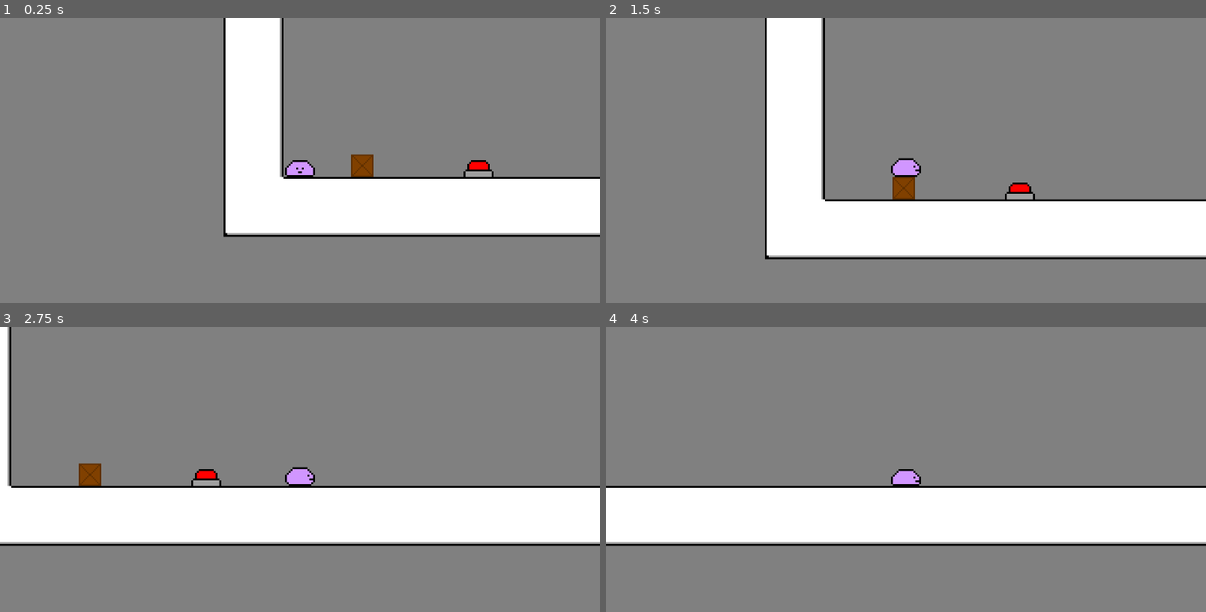
Above: before the commit, frames 1-4 (two rows, left to right).
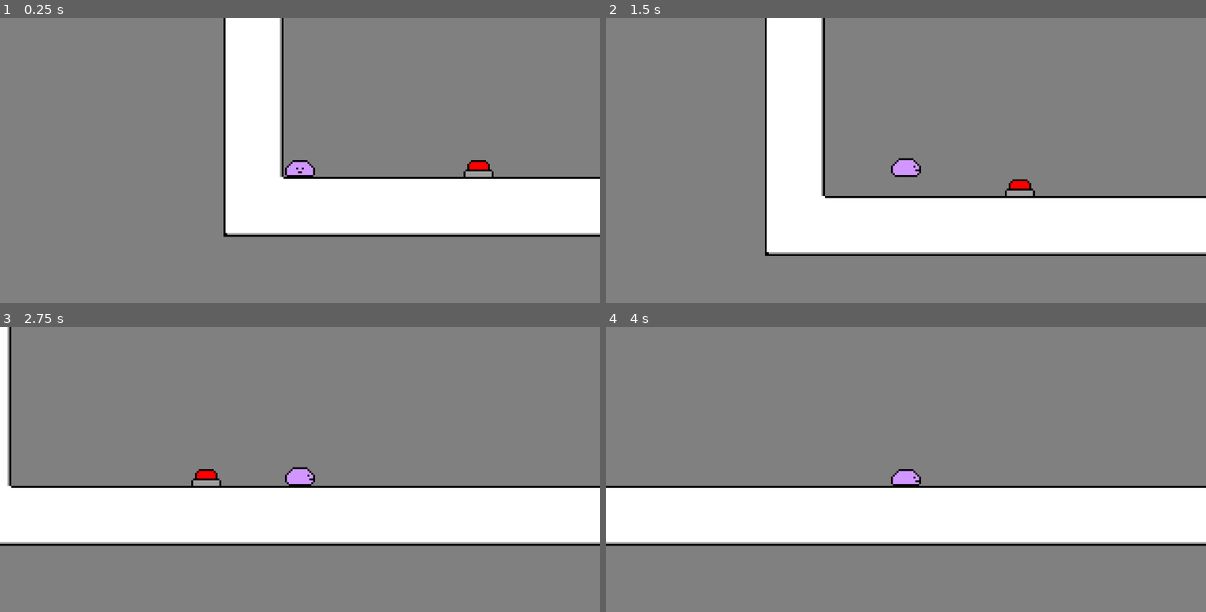
Above: after the commit, the same moments.

Repository: gabeschrock/frictionless
Game: Godot game, scene res://levels/level_5.tscn
The game is run twice, just before and just after one commit, with the same random seed, the same clock (stepped at 60 frames per second) and the same inputs. This scene is started directly instead of the project's main scene.
Inputs:
- Up to frame 1 (0.25 s): no input
- Up to frame 2 (1.5 s): tap Enter at 0.5 s; hold Right (move_right) from 0.53 s (still down); tap Up (jump) at 0.77 s
- Up to frame 3 (2.75 s): tap Up (jump) at 1.52 s; release Right (move_right) at 2.03 s; hold Left (move_left) from 2.03 s (still down)
- Up to frame 4 (4 s): release Left (move_left) at 2.78 s; hold Right (move_right) from 2.78 s (still down); tap Up (jump) at 3.02, 3.77 s

The runs differ from the first frame. In frame 1, 0.3% of the frame differs, in the area x 58-63%, y 47-56%; in frame 2, 3.5%, in the area x 26-100%, y 55-85%; in frame 3, 0.3%; in frame 4, nothing differs.

Commit message:
removed pushable crates

Diff:
--- a/levels/crate.tscn
+++ /dev/null
@@ -1,25 +0,0 @@
-[gd_scene load_steps=4 format=3 uid="uid://bwhobrwa0g4jl"]
-
-[ext_resource type="Texture2D" uid="uid://bjfjgtiwkbeeb" path="res://assets/crate.png" id="1_5dj1k"]
-[ext_resource type="Script" path="res://levels/scripts/crate.gd" id="1_ytyit"]
-
-[sub_resource type="RectangleShape2D" id="RectangleShape2D_hft15"]
-size = Vector2(48, 48)
-
-[node name="Crate" type="CharacterBody2D"]
-collision_layer = 8
-script = ExtResource("1_ytyit")
-
-[node name="Sprite2D" type="Sprite2D" parent="."]
-texture_filter = 1
-scale = Vector2(3, 3)
-texture = ExtResource("1_5dj1k")
-
-[node name="CollisionShape2D" type="CollisionShape2D" parent="."]
-shape = SubResource("RectangleShape2D_hft15")
-
-[node name="LeftPush" type="RayCast2D" parent="."]
-target_position = Vector2(-40, 0)
-
-[node name="RightPush" type="RayCast2D" parent="."]
-target_position = Vector2(40, 0)
--- a/levels/level_5.tscn
+++ b/levels/level_5.tscn
@@ -1,7 +1,7 @@
 [gd_scene load_steps=4 format=3 uid="uid://dtl3ykam1y3c4"]
 
 [ext_resource type="PackedScene" uid="uid://cpkp467bjkm38" path="res://levels/level.tscn" id="1_fdxvi"]
-[ext_resource type="PackedScene" uid="uid://bwhobrwa0g4jl" path="res://levels/crate.tscn" id="2_ax1ho"]
+[ext_resource type="PackedScene" uid="uid://cjh7ltdcti8l6" path="res://levels/rigid_body_crate.tscn" id="2_4vcbn"]
 [ext_resource type="Script" path="res://levels/scripts/button_debug_script.gd" id="3_h1k3a"]
 
 [node name="Level5" instance=ExtResource("1_fdxvi")]
@@ -9,9 +9,8 @@
 [node name="Player" parent="." index="0"]
 current_level = 5
 
-[node name="Crate" parent="." index="1" instance=ExtResource("2_ax1ho")]
-position = Vector2(168, 456)
-collision_mask = 3
+[node name="RigidBodyCrate" parent="." index="1" instance=ExtResource("2_4vcbn")]
+position = Vector2(224, 240)
 
 [node name="Level" parent="." index="2"]
 layer_0/tile_data = PackedInt32Array(589824, 1, 0, 589825, 1, 0, 589826, 1, 0, 589827, 1, 0, 589828, 1, 0, 589829, 1, 0 …(2874 unchanged characters)…
--- a/levels/scripts/button_script.gd
+++ b/levels/scripts/button_script.gd
@@ -1,4 +1,4 @@
 extends Node
 
-func button_pressed(tilemap_coords: Vector2i):
+func button_pressed(_tilemap_coords: Vector2i):
 	pass
--- a/levels/scripts/crate.gd
+++ /dev/null
@@ -1,44 +0,0 @@
-extends CharacterBody2D
-
-
-const SPEED = 300.0
-const JUMP_VELOCITY = -400.0
-
-# Get the gravity from the project settings to be synced with RigidBody nodes.
-var gravity = ProjectSettings.get_setting("physics/2d/default_gravity")
-
-@onready var player: CharacterBody2D = get_parent().player
-
-func _physics_process(delta):
-	# Add the gravity.
-	if not is_on_floor():
-		velocity.y += gravity * delta
-
-	move_and_slide()
-
-	if $LeftPush.is_colliding():
-		var collider = $LeftPush.get_collider()
-		if collider.velocity.x > 0:
-			if collider.velocity.x > 360 or collider.velocity.x < 10:
-				collider.velocity.x = 360
-			velocity.x = collider.velocity.x
-
-	if $RightPush.is_colliding():
-		var collider = $RightPush.get_collider()
-		if collider.velocity.x < 0:
-			if collider.velocity.x < -360 or collider.velocity.x > -10:
-				collider.velocity.x = -360
-			velocity.x = collider.velocity.x
-
-	#var player = is_hitting_player()
-	#
-	#if player:
-		#velocity.x = player.velocity.x
-		#move_and_slide()
-
-func is_hitting_player():
-	for i in range(get_slide_collision_count()):
-		var collider = get_slide_collision(i).get_collider()
-		if collider is CharacterBody2D:
-			return collider
-	return null
--- a/player.gd
+++ b/player.gd
@@ -8,6 +8,7 @@
 const JUMP_VELOCITY = -400.0
 
 @onready var main_node = get_parent().get_parent()
+@onready var crate: CharacterBody2D
 
 # Get the gravity from the project settings to be synced with RigidBody nodes.
 var gravity = ProjectSettings.get_setting("physics/2d/default_gravity")
@@ -65,9 +66,9 @@
 	if move_up and Input.is_action_pressed("jump") and is_on_floor():
 		velocity.y = JUMP_VELOCITY
 
-	# Get input direction and handle the acceleration.
 	var direction
 
+	# Get input direction and handle the acceleration.
 	if move_side:
 		direction = Input.get_axis("move_left", "move_right")
 	else:
@@ -75,6 +76,13 @@
 
 	if direction:
 		velocity.x += direction * SPEED * delta
+		if crate:
+			crate.velocity.x = velocity.x
+			crate.move_and_slide()
+			if crate.velocity.x != velocity.x:
+				velocity.x = 0
+		#if -10 <= velocity.x and velocity.x <= 10:
+			#velocity.x = 11 * sign(direction)
 	else:
 		velocity.x += move_toward(velocity.x, 0, SPEED) * delta
 
--- a/resources/wall_material.tres
+++ /dev/null
@@ -1,5 +0,0 @@
-[gd_resource type="PhysicsMaterial" format=3 uid="uid://dbhsojawpbaex"]
-
-[resource]
-friction = 0.0
-bounce = 1.0
